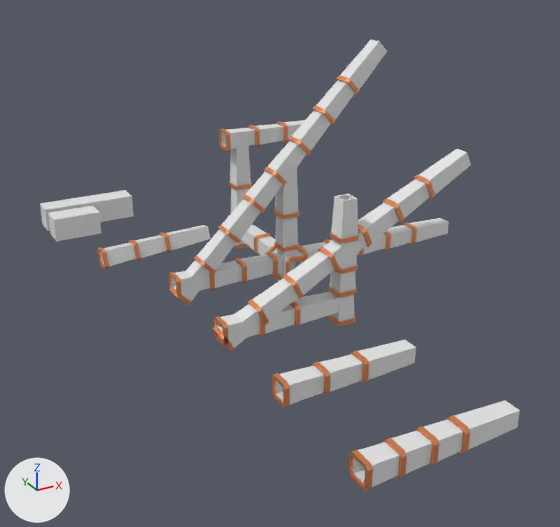
The FBX model UnityValheimHopper/Assets/Import/NewPipe/Pipes.fbx, before and after one commit.
One viewpoint serves both versions: a camera (50 mm lens) standing at (-19.4, -56.8, 24.3) and looking at (5.5, -11.4, 1.6). Arrows for +X, +Y and +Z are at lower left; the lights stay in place. Where no turn or scale is listed for an object, it has been applied to the vertices.
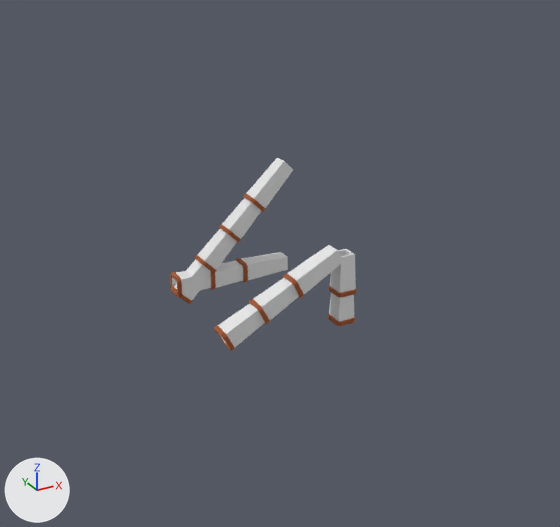
Patch to the scene script:
```diff
--- a/UnityValheimHopper/Assets/Import/NewPipe/Pipes.fbx.py
+++ b/UnityValheimHopper/Assets/Import/NewPipe/Pipes.fbx.py
@@ mat_copper @@
 mat_copper = principled_material('Copper')
-mat_copper.base_color = (1.0, 0.392, 0.175)  # orange #ffa874
+mat_copper.base_color = (0.604, 0.24, 0.109)  # orange #cc865d
 mat_copper.metallic = 1.0
+mat_copper.roughness = 1.0
@@ ob_cube_008 @@
-ob_cube_008 = bpy.data.objects.new('Cube.008', me_cube_004)
-ob_cube_008.location = (8.0, 0.0, 0.0)
@@ ob_cube_005 @@
-ob_cube_005 = bpy.data.objects.new('Cube.005', me_cube_017)
-ob_cube_005.location = (8.0, -8.0, 0.0)
@@ ob_cube_016 @@
-ob_cube_016 = bpy.data.objects.new('Cube.016', me_cube_020)
-ob_cube_016.location = (4.0, -32.0, 0.0)
@@ ob_cube_010 @@
-ob_cube_010 = bpy.data.objects.new('Cube.010', me_cube_007)
-ob_cube_010.location = (16.0, -8.0, 0.0)
@@ ob_cube @@
-ob_cube = bpy.data.objects.new('Cube', me_cube_005)
-ob_cube.location = (-2.36, 11.11, 0.0)
@@ ob_cube_002 @@
-ob_cube_002 = bpy.data.objects.new('Cube.002', me_cube_011)
-ob_cube_002.location = (-3.0, -0.04, -0.16)
@@ ob_cube_015 @@
-ob_cube_015 = bpy.data.objects.new('Cube.015', me_cube_019)
-ob_cube_015.location = (0.0, -32.0, 0.0)
@@ ob_cube_013 @@
-ob_cube_013 = bpy.data.objects.new('Cube.013', me_cube_016)
-ob_cube_013.location = (8.0, -16.0, 4.0)
@@ ob_cube_003 @@
-ob_cube_003 = bpy.data.objects.new('Cube.003', me_cube_012)
-ob_cube_003.location = (8.0, 0.0, 8.0)
@@ ob_cube_007 @@
-ob_cube_007 = bpy.data.objects.new('Cube.007', me_cube_015)
-ob_cube_007.location = (8.0, -8.0, 8.0)
@@ ob_cube_014 @@
-ob_cube_014 = bpy.data.objects.new('Cube.014', me_cube_018)
-ob_cube_014.location = (0.0, -24.0, 0.0)
@@ ob_cube_004 @@
-ob_cube_004 = bpy.data.objects.new('Cube.004', me_cube_006)
-ob_cube_004.location = (-4.32, 8.26, 0.0)
@@ ob_cube_017 @@
-ob_cube_017 = bpy.data.objects.new('Cube.017', me_cube_022)
-ob_cube_017.location = (8.0, -16.0, 4.0)
@@ ob_cube_001 @@
-ob_cube_001 = bpy.data.objects.new('Cube.001', me_cube_010)
-ob_cube_001.location = (8.0, -8.0, 0.0)
@@ ob_cube_006 @@
-ob_cube_006 = bpy.data.objects.new('Cube.006', me_cube_002)
-ob_cube_006.location = (8.0, -8.0, 0.0)
@@ ob_cube_011 @@
-ob_cube_011 = bpy.data.objects.new('Cube.011', me_cube_014)
-ob_cube_011.location = (0.0, -16.0, 0.0)
```

Changed parts and their boxes [x1, y1, x2, y2] in the pictures (560 x 527 px):
'Cube.014', deleted: before [272, 340, 416, 408]
'Cube.013', deleted: before [318, 149, 471, 272]
'Cube.007', deleted: before [264, 40, 387, 186]
'Pipe_D_26_4m', recoloured, surface changed: [213, 245, 341, 352] in both
'Pipe_D_45_4m', recoloured, surface changed: [169, 158, 293, 305] in both
'Cube.016', deleted: before [415, 400, 520, 465]
'Cube.015', deleted: before [348, 431, 432, 491]
'Cube.011', deleted: before [214, 292, 340, 346]
'Pipe_H_4m', recoloured, surface changed: [169, 252, 288, 298] in both
'Cube.002', deleted: before [97, 225, 210, 269]
'Cube.005', deleted: before [274, 168, 299, 281]
'Cube', deleted: before [40, 190, 134, 231]
'Cube.003', deleted: before [219, 120, 305, 151]
'Cube.010', deleted: before [358, 218, 449, 256]
'Cube.017', deleted: before [330, 194, 359, 274]
'Cube.004', deleted: before [48, 206, 101, 242]
'Cube.008', deleted: before [229, 146, 252, 249]
'Cube.001', deleted: before [241, 225, 305, 274]
'Cube.006', deleted: before [265, 239, 359, 276]
